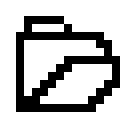
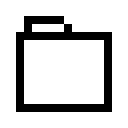
Layer changes from the first 128 x 128 image to the second:
hid "图层 2" over [24, 32, 120, 112]
showed "图层 1" over [24, 32, 112, 112]
